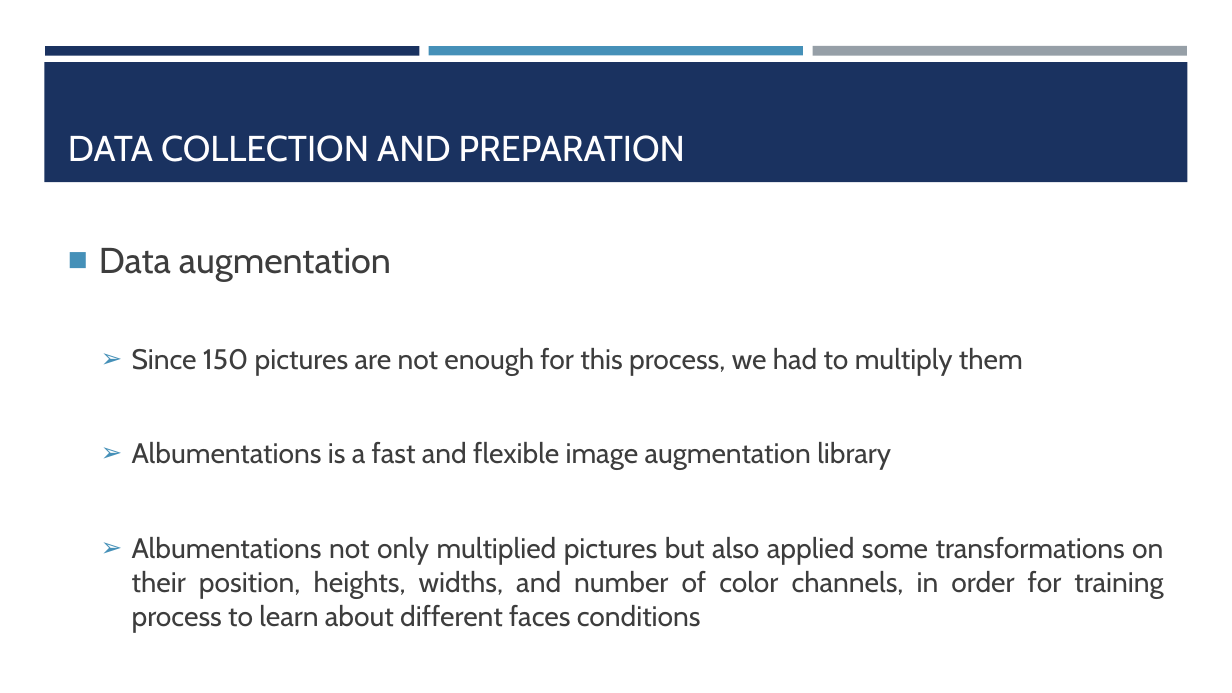
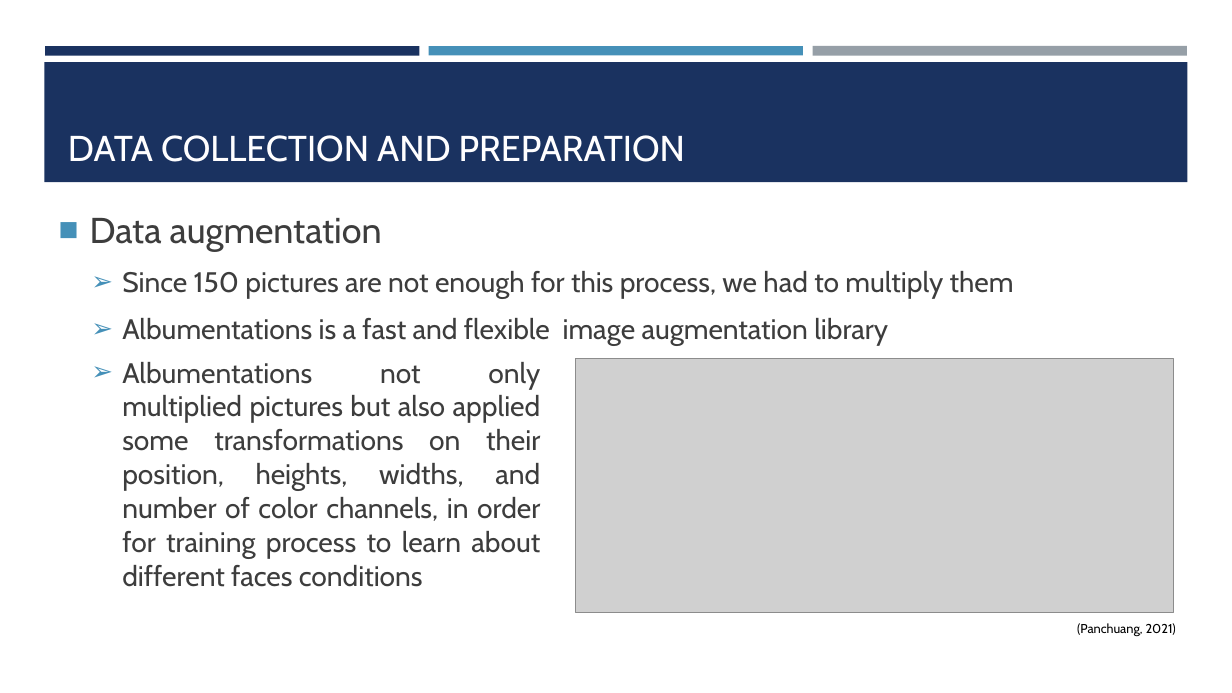
Before and after one commit to kompany04/Capstone_Project, a slide deck: slide 7 of Documents/BDM-3035.pptx (slide 8 before the commit). Drawn at 1232x693 pixels with LibreOffice and Linux fonts; fonts in the diff are those of the drawing; grey boxes stand for pictures. Boxes give left, top, right and bottom in pixels: in the first picture for what was removed or moved away, otherwise in the second. Text is boxed around its words. In the diff, an @@ line names an element or a change of style, - is before the commit and + after.

```diff
--- a/Documents/BDM-3035.pptx
+++ b/Documents/BDM-3035.pptx
@@ text "Data augmentation": place and size @@
-text "Data augmentation" at <box>99,248,1163,632</box>
+text "Data augmentation" at <box>90,218,1014,345</box>
@@ picture added at <box>576,359,1174,614</box> @@
@@ text added at <box>122,362,541,587</box>, 22 pt, text #3D3D3D @@
+  ➢ Albumentations not only multiplied pictures but also applied some transformations on their position, heights, widths, and number of color channels, in order for training process to learn about different faces conditions
@@ text at <box>132,537,1163,632</box>: paragraph removed @@
-  ➢ Albumentations not only multiplied pictures but also applied some transformations on their position, heights, widths, and number of color channels, in order for training process to learn about different faces conditions
@@ text added at <box>1077,623,1176,637</box>, 10 pt, text #000000 @@
+(Panchuang, 2021)
```
Also in this commit, not shown: 6 other slides changed, 1 slide removed.
